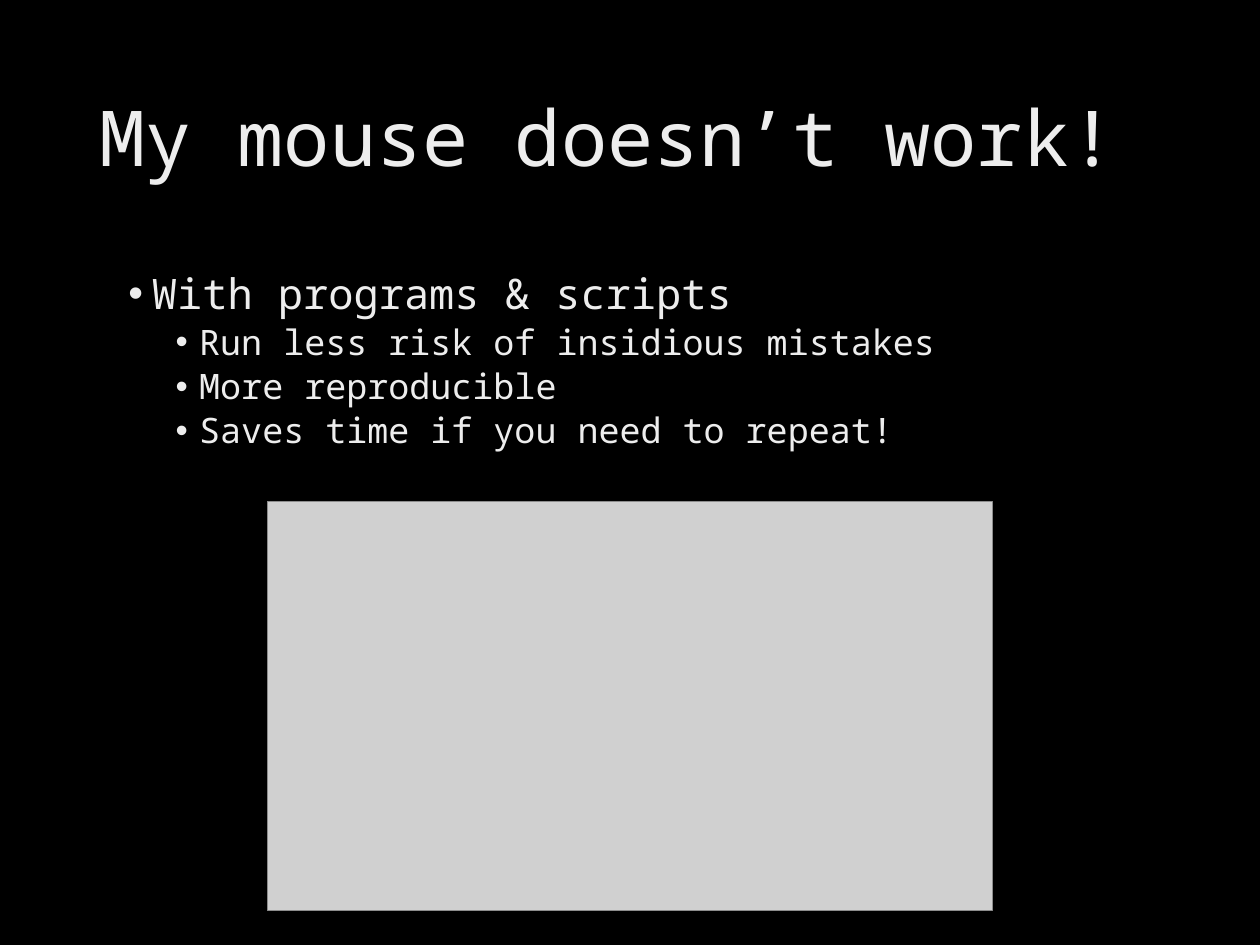
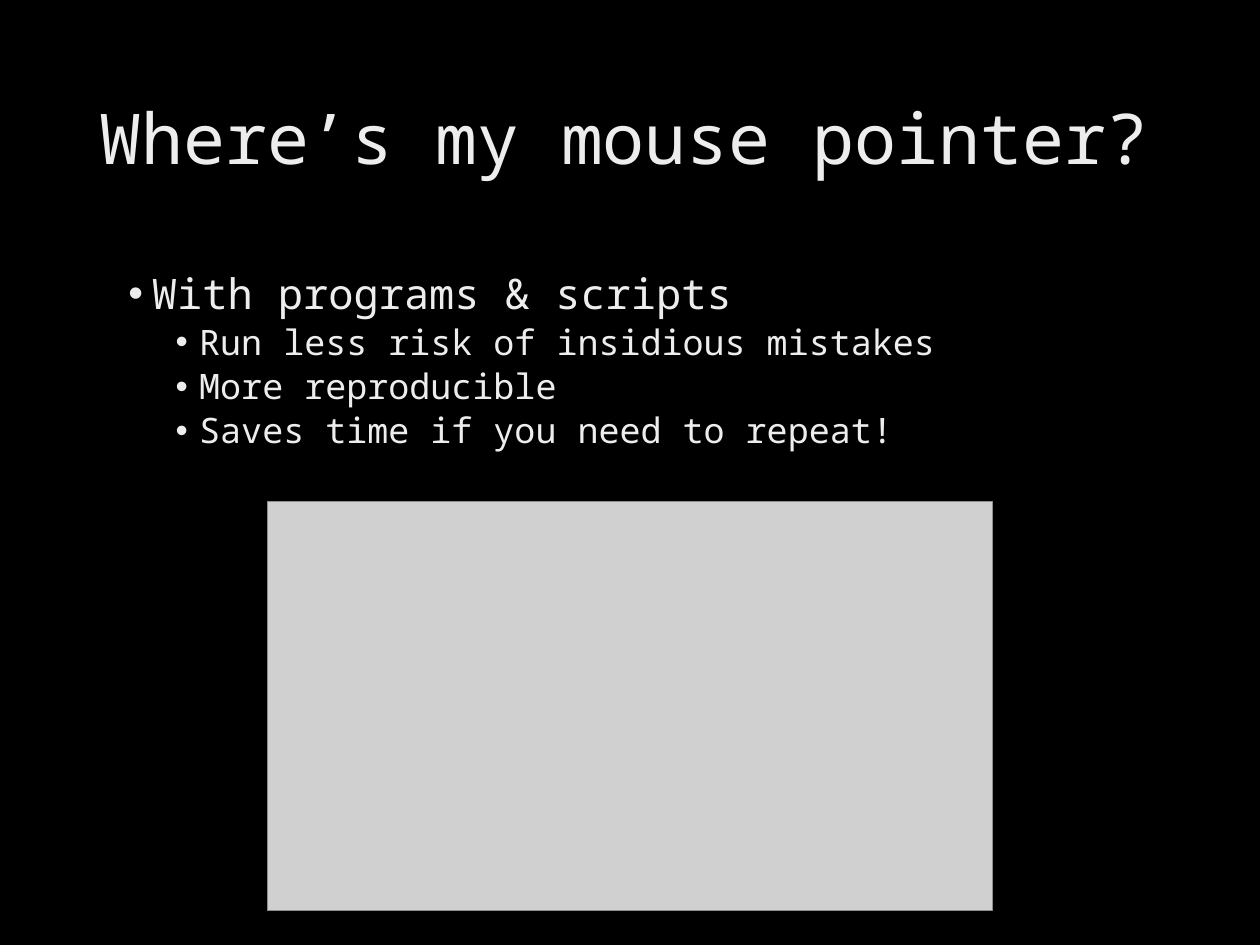
Before and after one commit to brevans/MPS_Workshop, a slide deck: slide 8 of presentations/Modern Computing.pptx. Drawn at 1260x945 pixels with LibreOffice and Linux fonts; fonts in the diff are those of the drawing; grey boxes stand for pictures; background and template pictures are left out. Boxes give left, top, right and bottom in pixels: in the first picture for what was removed or moved away, otherwise in the second. Text is boxed around its words. In the diff, an @@ line names an element or a change of style, - is before the commit and + after.

```diff
--- a/presentations/Modern Computing.pptx
+++ b/presentations/Modern Computing.pptx
@@ text at (99, 110, 1149, 181): text changed; size 44 to 40 pt @@
-My mouse doesn’t work!
+Where’s my mouse pointer?
```
Also in this commit, not shown: 3 other slides changed, 1 slide added, 3 slides removed, 1 other file.
